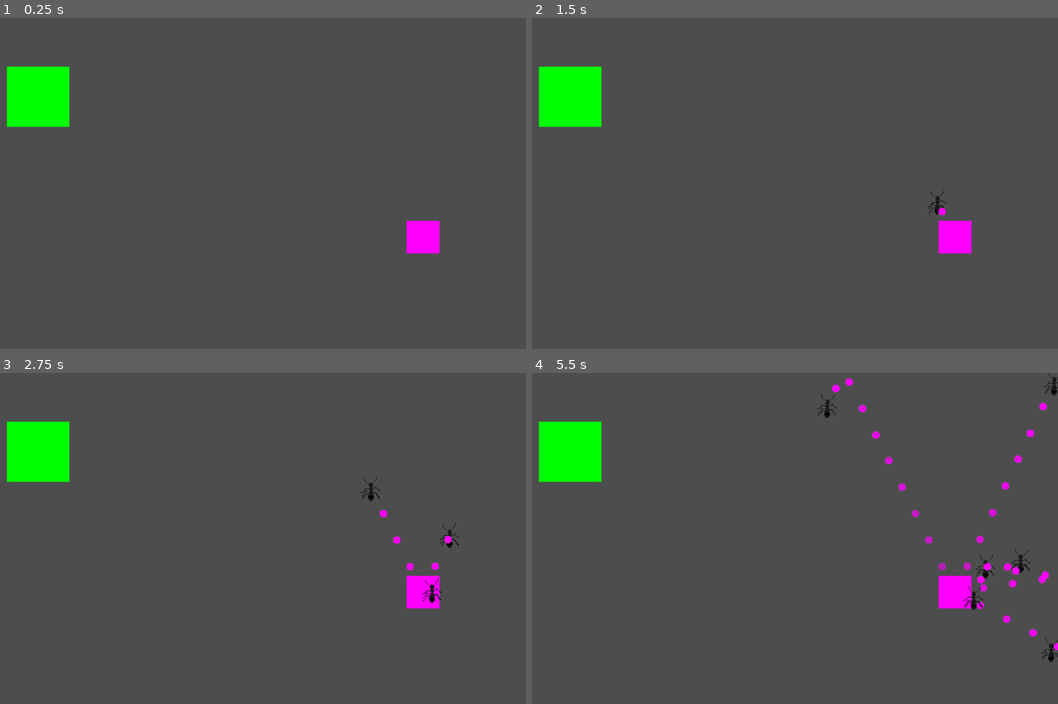
Above: before the commit, frames 1-4 (two rows, left to right).
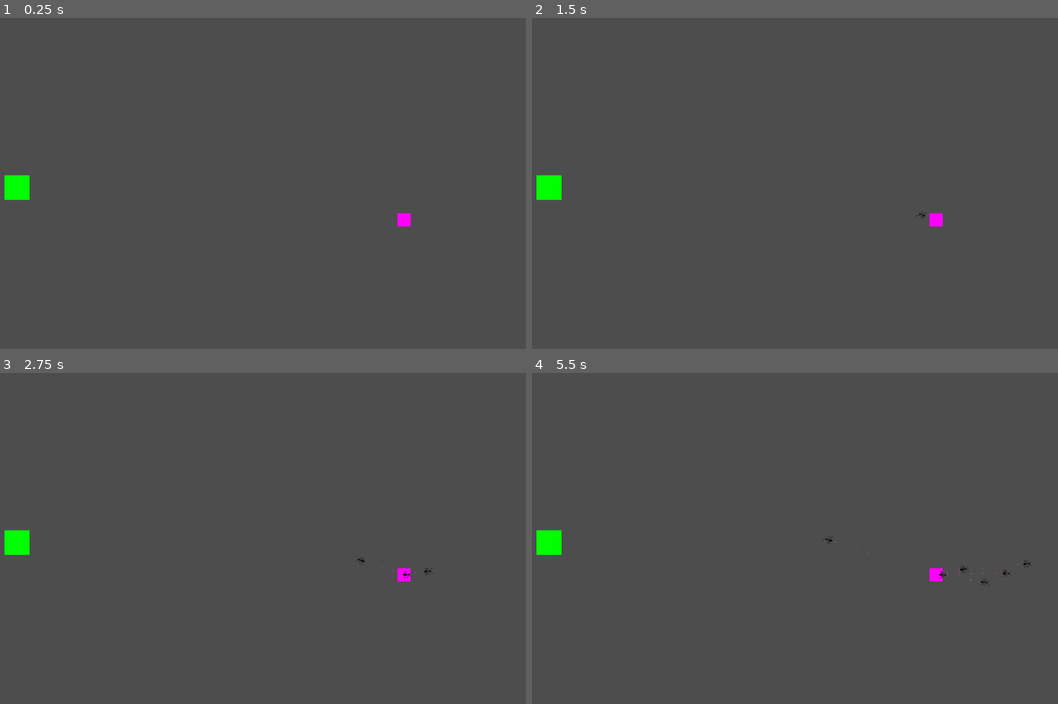
Above: after the commit, the same moments.

Repository: SylvanFranklin/ants
Game: Godot game, scene res://scenes/World.tscn
Same seed, same stepped clock (60 frames per second), same inputs: the game is played once before the commit and once after it.
Inputs:
- Up to frame 1 (0.25 s): no input
- Up to frame 2 (1.5 s): tap Enter at 0.5 s
- Up to frame 3 (2.75 s): no input
- Up to frame 4 (5.5 s): no input

The runs differ from the first frame. In frame 1, 3.3% of the frame differs, in the area x 0-84%, y 14-72%; in frame 2, 3.3%; in frame 3, 3.5%; in frame 4, 4.4%, in the area x 0-100%, y 0-88%.

Commit message:
they now look

Diff:
--- a/food.gd
+++ b/food.gd
@@ -8,3 +8,7 @@
 # Called every frame. 'delta' is the elapsed time since the previous frame.
 func _process(delta: float) -> void:
 	pass
+
+
+func _on_world_boundry_area_exited(area: Area2D) -> void:
+	pass # Replace with function body.
--- a/mone.tscn
+++ b/mone.tscn
@@ -1,10 +1,10 @@
 [gd_scene load_steps=5 format=3 uid="uid://lhclfcdl2yi7"]
 
-[ext_resource type="Script" uid="uid://bycjnp1ijo6vm" path="res://mone.gd" id="1_vabtb"]
+[ext_resource type="Script" path="res://mone.gd" id="1_vabtb"]
 
 [sub_resource type="Gradient" id="Gradient_raend"]
-offsets = PackedFloat32Array(0.454545, 0.461039)
-colors = PackedColorArray(1, 0, 1, 1, 1, 1, 1, 0)
+offsets = PackedFloat32Array(0.29, 0.454545, 0.461039)
+colors = PackedColorArray(0.823529, 0.396078, 0.537255, 0.376471, 1, 0, 1, 1, 1, 1, 1, 0)
 
 [sub_resource type="GradientTexture2D" id="GradientTexture2D_vrp8b"]
 gradient = SubResource("Gradient_raend")
@@ -19,7 +19,8 @@
 script = ExtResource("1_vabtb")
 
 [node name="Sprite2D" type="Sprite2D" parent="."]
-scale = Vector2(0.36, 0.36)
+rotation = 0.000723412
+scale = Vector2(0.150142, 0.146543)
 texture = SubResource("GradientTexture2D_vrp8b")
 
 [node name="Area2D" type="Area2D" parent="."]
--- a/project.godot
+++ b/project.godot
@@ -12,7 +12,7 @@
 
 config/name="ants"
 run/main_scene="res://scenes/World.tscn"
-config/features=PackedStringArray("4.4", "GL Compatibility")
+config/features=PackedStringArray("4.3", "GL Compatibility")
 config/icon="res://visual/icon.svg"
 
 [rendering]
--- a/scenes/World.tscn
+++ b/scenes/World.tscn
@@ -1,7 +1,8 @@
-[gd_scene load_steps=5 format=3 uid="uid://b4d55ku5nppw8"]
+[gd_scene load_steps=7 format=3 uid="uid://b4d55ku5nppw8"]
 
-[ext_resource type="Script" uid="uid://tnxshiewuujt" path="res://scripts/home.gd" id="2_f4nbc"]
+[ext_resource type="Script" path="res://scripts/home.gd" id="2_f4nbc"]
 [ext_resource type="PackedScene" uid="uid://cig2p7pbgrkqt" path="res://food.tscn" id="2_peged"]
+[ext_resource type="Script" path="res://scenes/world_boundry.gd" id="3_ww8lp"]
 
 [sub_resource type="Gradient" id="Gradient_32lhk"]
 colors = PackedColorArray(1, 0, 1, 1, 1, 0, 1, 1)
@@ -9,14 +10,24 @@
 [sub_resource type="GradientTexture2D" id="GradientTexture2D_7g83o"]
 gradient = SubResource("Gradient_32lhk")
 
+[sub_resource type="RectangleShape2D" id="RectangleShape2D_8eilv"]
+size = Vector2(2874, 1619.5)
+
 [node name="World" type="Node2D"]
 
+[node name="Camera2D" type="Camera2D" parent="."]
+position = Vector2(-1, -1)
+rotation = 3.14159
+scale = Vector2(257.519, 3480.4)
+anchor_mode = 0
+zoom = Vector2(0.4, 0.4)
+
 [node name="Food" parent="." instance=ExtResource("2_peged")]
-position = Vector2(202, 154)
+position = Vector2(398, 829)
 scale = Vector2(1.90613, 1.84253)
 
 [node name="Home" type="Sprite2D" parent="."]
-position = Vector2(951, 429)
+position = Vector2(2284, 986)
 texture = SubResource("GradientTexture2D_7g83o")
 script = ExtResource("2_f4nbc")
 
@@ -25,7 +36,12 @@
 wait_time = 0.863
 autostart = true
 
-[node name="Camera2D" type="Camera2D" parent="."]
-anchor_mode = 0
+[node name="WorldBoundry" type="Area2D" parent="."]
+position = Vector2(1103, 884)
+script = ExtResource("3_ww8lp")
+
+[node name="CollisionShape2D" type="CollisionShape2D" parent="WorldBoundry"]
+position = Vector2(338, -72.75)
+shape = SubResource("RectangleShape2D_8eilv")
 
 [connection signal="timeout" from="spawner" to="Home" method="_on_timer_timeout"]
--- a/scenes/ant.gd
+++ b/scenes/ant.gd
@@ -8,28 +8,22 @@
 func _ready():
 	velocity = direction.normalized() * SPEED
 
+func _physics_process(delta: float) -> void:
+	explore()
 
-func _physics_process(delta: float) -> void:
-	if position.x < 0:
-		velocity.x *= -1
-	if position.x > 1152:
-		velocity.x *= -1
-	if position.y < 0:
-		velocity.y *= -1
-	if position.y > 648:
-		velocity.y *= -1
+	velocity = direction.normalized() * SPEED;
+	look_at(global_position + direction)
+	position += velocity
 
-
-
-	position += velocity
-	#rotation = velocity.x
 	#var collision = move_and_collide(velocity * delta)
-	#
 	#if collision:
 		#velocity = velocity.bounce(collision.get_normal())
 		#if collision.get_collider().has_method("hit"):
 			#collision.get_collider().hit()
 
+
+func explore() -> void:
+	direction.x = sin(direction.x) * 2
 
 
 func _on_mone_squirter_timeout() -> void:
--- a/scenes/ant.tscn
+++ b/scenes/ant.tscn
@@ -455,16 +455,20 @@
 script = ExtResource("1_l0lfl")
 
 [node name="FrameAnimation" type="AnimatedSprite2D" parent="."]
+rotation = 1.57079
 sprite_frames = SubResource("SpriteFrames_gmg07")
 autoplay = "default"
 frame_progress = 0.348641
 
 [node name="CollisionShape2D" type="CollisionShape2D" parent="."]
 position = Vector2(0, 21)
+rotation = 0.00873558
 shape = SubResource("CapsuleShape2D_cojho")
 
 [node name="MoneSquirter" type="Timer" parent="."]
 wait_time = 0.48
 autostart = true
 
+[node name="Timer" type="Timer" parent="."]
+
 [connection signal="timeout" from="MoneSquirter" to="." method="_on_mone_squirter_timeout"]
--- /dev/null
+++ b/scenes/world_boundry.gd
@@ -0,0 +1,6 @@
+extends Area2D
+
+
+# Called when the node enters the scene tree for the first time.
+func _ready() -> void:
+	pass # Replace with function body.
